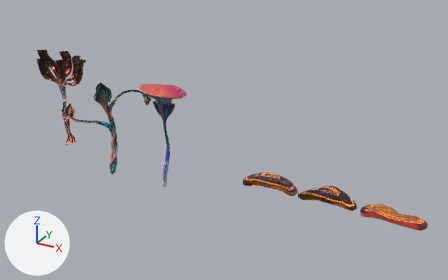
An edit to the Blender file blender/mushroom01.blend, drawn before and after from the same camera.
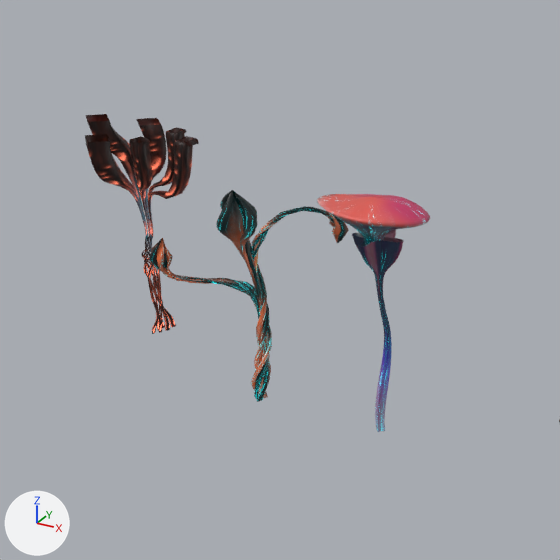
Each version is shown whole from a 50 mm camera at (6.45, -11.55, 7.43) aimed at (-0.03, 0.23, 1.54), then close up on the part from 0% to 54% of the width and 0% to 87% of the height. Every picture has the same lights, and +X, +Y and +Z are marked at lower left.

Before the edit, the objects in view are built like this:
```python
me_beziercurve = bpy.data.meshes.new('BezierCurve')
me_beziercurve.from_pydata(...)  # 1164 vertices, 1733 faces; spans x -0.59..0.69, y -0.47..0.4, z -0.01..2.74
me_beziercurve.polygons.foreach_set('use_smooth', [True] * 1733)
me_beziercurve.materials.append(mat_emissivemushroom)
me_beziercurve_001 = bpy.data.meshes.new('BezierCurve.001')
me_beziercurve_001.from_pydata(...)  # 756 vertices, 1296 faces; spans x -1.17..0.78, y -0.54..0.83, z -0.01..2.64
me_beziercurve_001.polygons.foreach_set('use_smooth', [True] * 1296)
me_beziercurve_001.materials.append(mat_emissivemushroom2)
me_beziercurve_003 = bpy.data.meshes.new('BezierCurve.003')
me_beziercurve_003.from_pydata(...)  # 984 vertices, 960 faces; spans x -0.59..0.99, y -0.96..0.18, z -0.02..2.71
me_beziercurve_003.polygons.foreach_set('use_smooth', [True] * 960)
me_beziercurve_003.materials.append(mat_emissivemushroom3)
ob_mushroom01_001 = bpy.data.objects.new('mushroom01.001', me_beziercurve)
ob_mushroom01_001.location = (-1.61, 0.0, 0.0)
ob_mushroom02_mesh = bpy.data.objects.new('mushroom02_mesh', me_beziercurve_001)
ob_mushroom02_mesh.location = (-3.25, 0.0, 0.0)
ob_mushroom03 = bpy.data.objects.new('mushroom03', me_beziercurve_003)
ob_mushroom03.location = (-5.17, 0.56, 0.24)
```
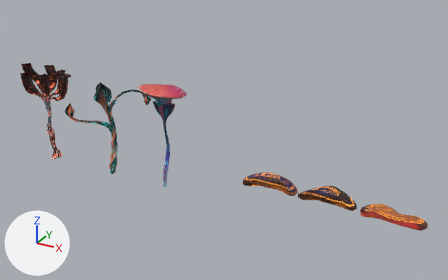
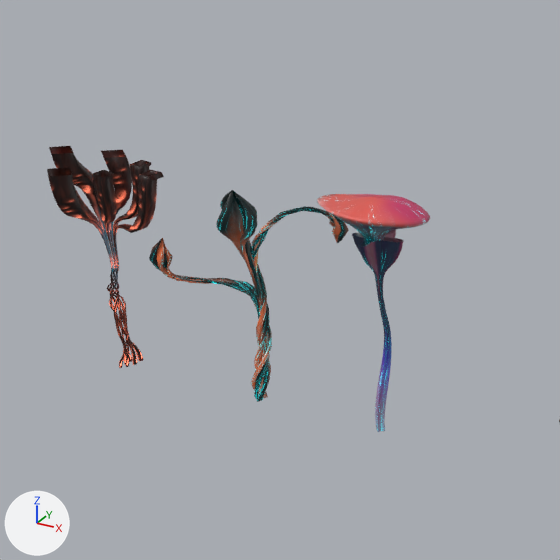
Edits to the bpy script that builds the scene:
```text
Change ob_mushroom03:
    ob_mushroom03.location: (-5.17, 0.56, 0.24) -> (-5.23, 0.0, 0.0)
```

Changed parts and their boxes (x1, y1, x2, y2) in the close-ups (560 x 560 px):
'mushroom03', moved
    before: (85, 114, 199, 334)
    after: (47, 146, 164, 368)
